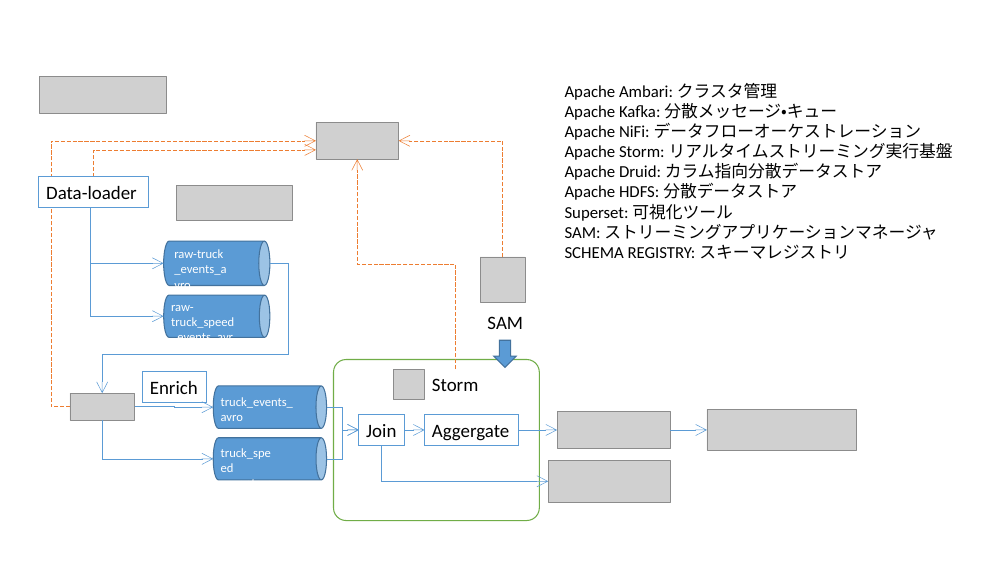
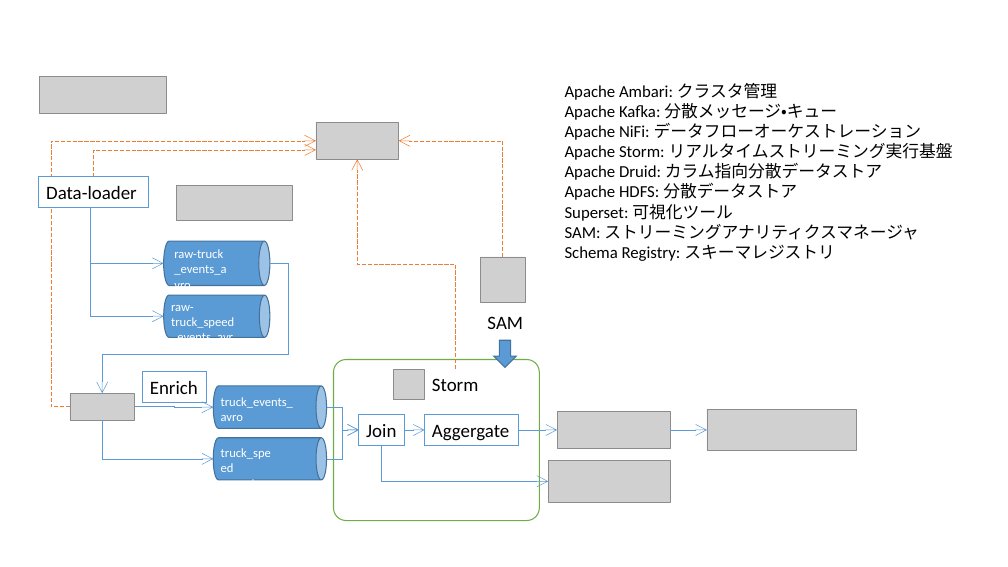
Before and after one commit to ijokarumawak/hdf-tutorials-ja, a slide deck: slide 2 of images/diagrams-3000.pptx. Drawn at 1008x567 pixels with LibreOffice and Linux fonts; fonts in the diff are those of the drawing; grey boxes stand for pictures. Boxes give left, top, right and bottom in pixels: in the first picture for what was removed or moved away, otherwise in the second. Text is boxed around its words. In the diff, an @@ line names an element or a change of style, - is before the commit and + after.

Commit message:
Added slides.

```diff
--- a/images/diagrams-3000.pptx
+++ b/images/diagrams-3000.pptx
@@ text at [565, 224, 919, 261]: text changed @@
-SAM: ストリーミングアプリケーションマネージャ
-SCHEMA REGISTRY: スキーマレジストリ
+SAM: ストリーミングアナリティクスマネージャ
+Schema Registry: スキーマレジストリ
```
Also in this commit, not shown: 1 other slide changed, 1 slide removed.
